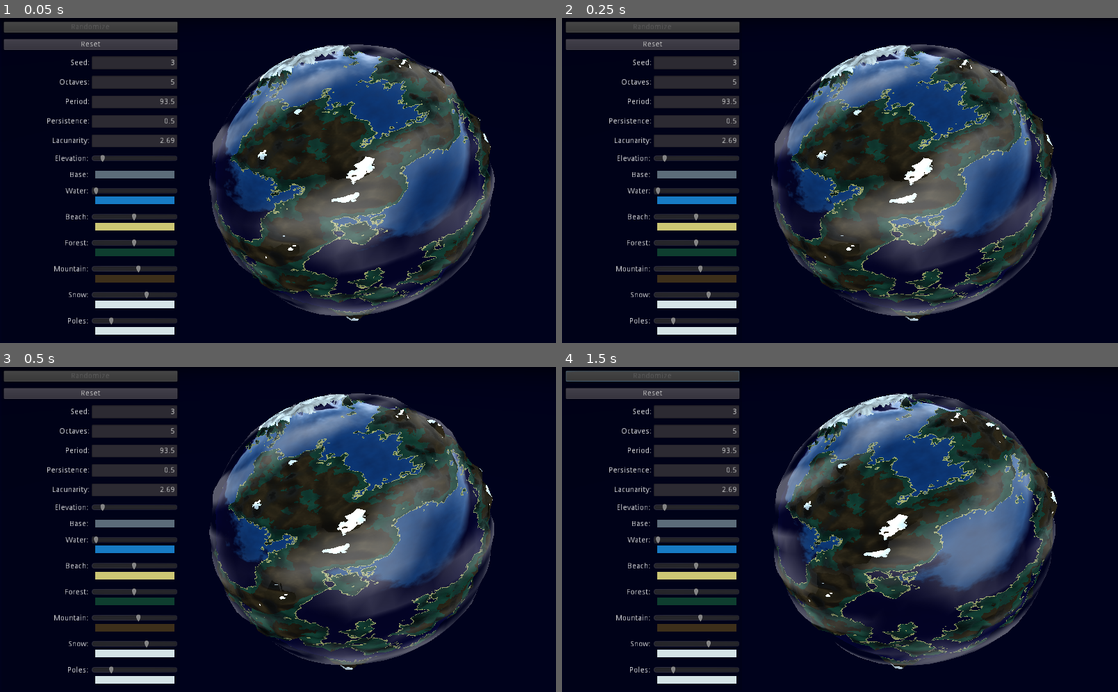
Above: before the commit, frames 1-4 (two rows, left to right).
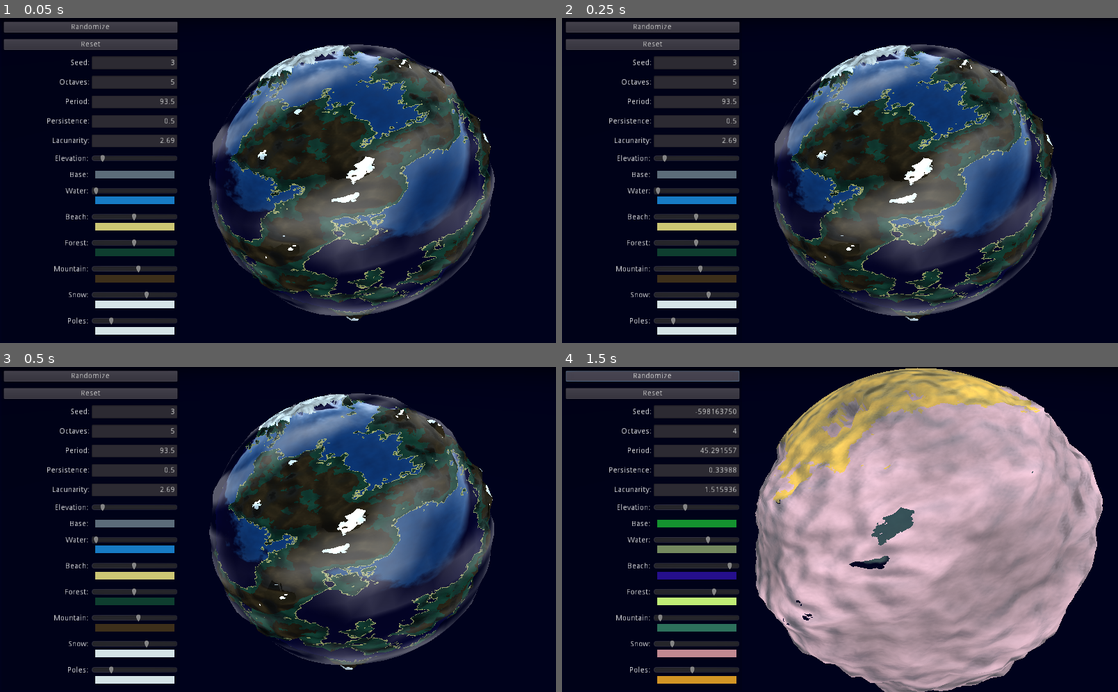
Above: after the commit, the same moments.

Repository: RichoM/SimplexNoiseTest
Game: Godot game, scene res://Test.tscn
Same seed, same stepped clock (60 frames per second), same inputs: the game is played once before the commit and once after it.
Inputs (mouse positions are in pixels of both pictures, inside the frame that each line leads up to):
- Up to frame 1 (0.05 s): no input
- Up to frame 2 (0.25 s): no input
- Up to frame 3 (0.5 s): no input
- Up to frame 4 (1.5 s): click (650, 376) at 0.5 s, where only the run after the commit has a clickable "Randomize"; click (650, 376) at 1.25 s, where only the run after the commit has a clickable "Randomize"

The runs differ from the first frame. In frame 1, less than 0.1% of the frame differs, in the area x 12-20%, y 1-4%; in frame 2, less than 0.1%; in frame 3, less than 0.1%; in frame 4, 51%, in the area x 12-98%, y 0-100%.

Commit message:
Implemented randomize button

Diff:
--- a/godot/GUI.gd
+++ b/godot/GUI.gd
@@ -28,6 +28,7 @@
 var noise : OpenSimplexNoise
 
 func _ready():
+	randomize()
 	planet_material = get_node(planet).get_surface_material(0)
 	noise = planet_material.get("shader_param/noise_sampler").get("noise")
 	collect_initial_values()
@@ -106,6 +107,32 @@
 func set_terrain_color(terrain : String, value):
 	planet_material.set("shader_param/" + terrain, value)
 
+func random_color():
+	return Color.from_hsv(randf(), randf(), randf(), 1.0)
+
+func _on_randomize_button_pressed():
+	set_noise_param("seed", randi())
+	set_noise_param("octaves", rand_range(1, 6) as int)
+	set_noise_param("period", rand_range(0.1, 256))
+	set_noise_param("persistence", randf())
+	set_noise_param("lacunarity", rand_range(0.1, 4))
+	set_elevation(rand_range(0.1, 7))
+
+	set_terrain_threshold("water", randf())
+	set_terrain_threshold("beach", randf())
+	set_terrain_threshold("forest", randf())
+	set_terrain_threshold("mountain", randf())
+	set_terrain_threshold("snow", randf())
+	set_terrain_threshold("poles", randf())
+
+	set_terrain_color("base", random_color())
+	set_terrain_color("water", random_color())
+	set_terrain_color("beach", random_color())
+	set_terrain_color("forest", random_color())
+	set_terrain_color("mountain", random_color())
+	set_terrain_color("snow", random_color())
+	set_terrain_color("poles", random_color())
+	update()
 
 func _on_reset_button_pressed():
 	set_noise_param("seed", initial_values["seed"])
@@ -148,7 +175,6 @@
 	set_elevation(value)
 
 
-
 func _on_base_color_color_changed(color):
 	set_terrain_color("base", color)
 
--- a/godot/GUI.tscn
+++ b/godot/GUI.tscn
@@ -56,7 +56,6 @@
 [node name="randomize_button" type="Button" parent="Panel/Controls"]
 margin_right = 320.0
 margin_bottom = 20.0
-disabled = true
 text = "Randomize"
 
 [node name="reset_button" type="Button" parent="Panel/Controls"]
@@ -606,6 +605,7 @@
 flat = true
 color = Color( 1, 1, 1, 1 )
 edit_alpha = false
+[connection signal="pressed" from="Panel/Controls/randomize_button" to="." method="_on_randomize_button_pressed"]
 [connection signal="pressed" from="Panel/Controls/reset_button" to="." method="_on_reset_button_pressed"]
 [connection signal="focus_exited" from="Panel/Controls/SeedControl/seed" to="." method="_on_seed_focus_exited"]
 [connection signal="text_entered" from="Panel/Controls/SeedControl/seed" to="." method="_on_seed_text_entered"]
